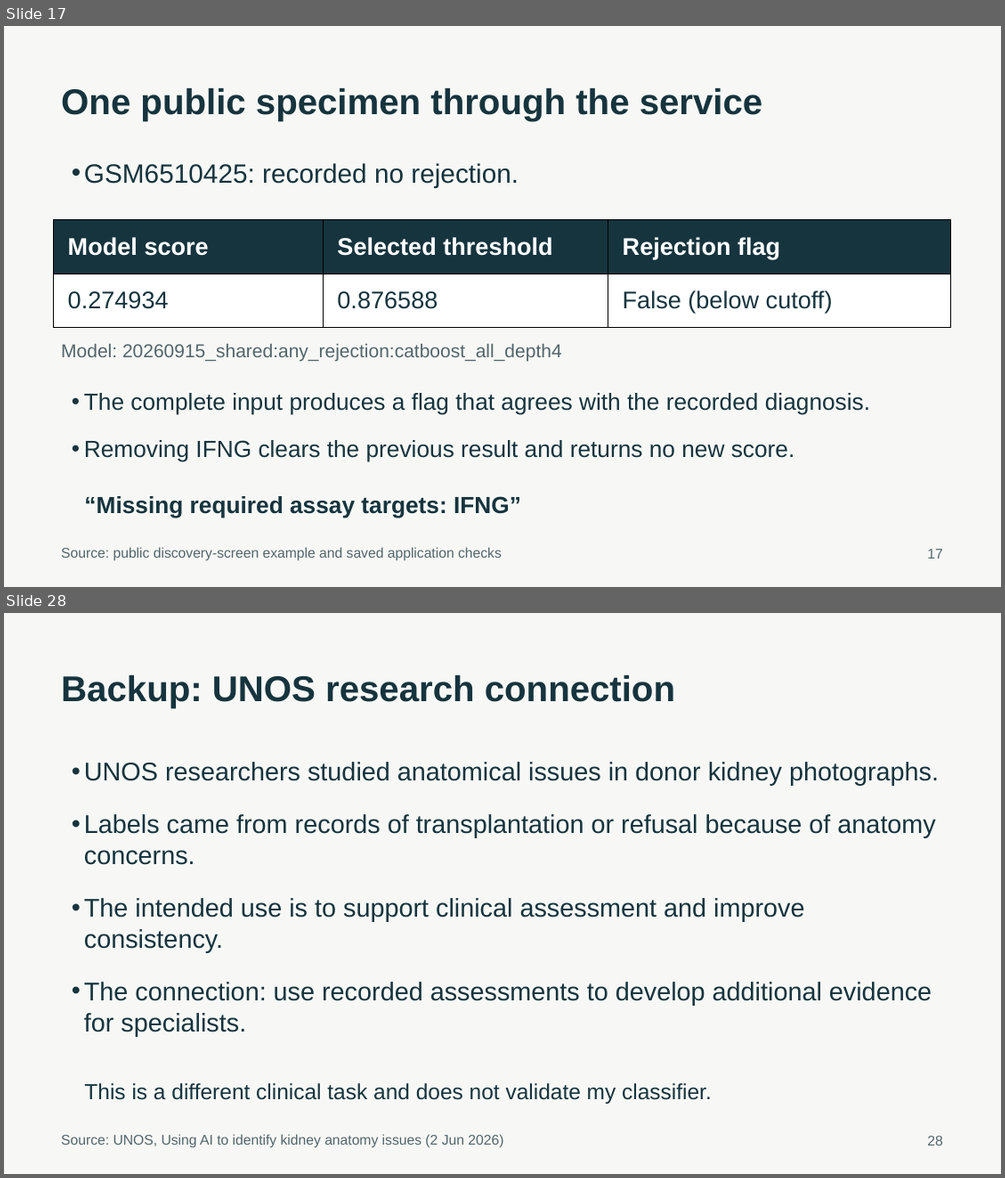
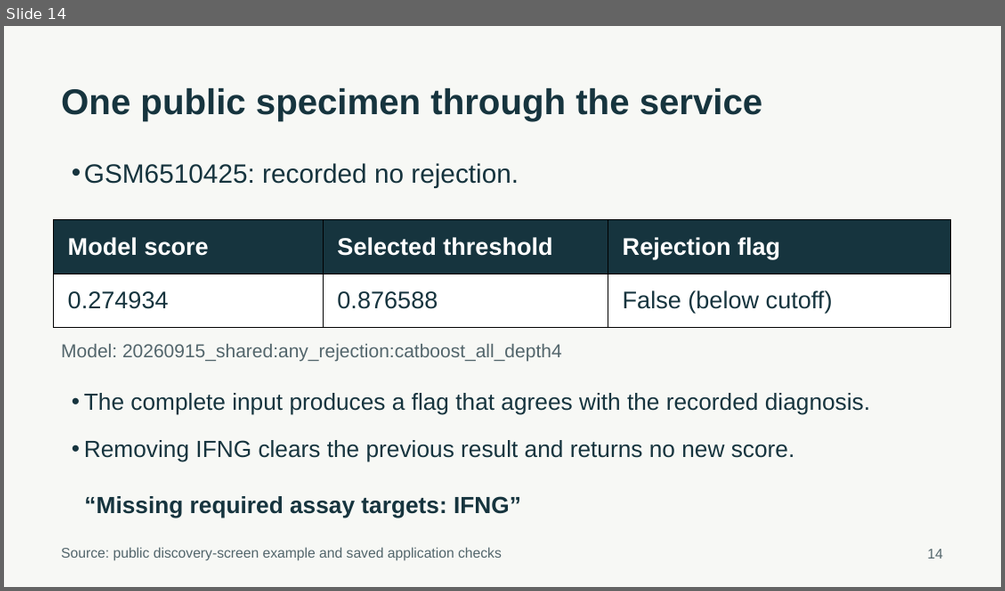
Before and after one commit to ca34525/Kidney-Biopsy-Rejection-Classifier, a slide deck: presentation/unos_kidney_biopsy.pptx. Shown one above the other, each under a label of ours: slides 17 and 28 before the commit, slide 14 after it; the slides between them are not shown. The pictures are 1005x1178 and 1005x591 pixels, drawn with LibreOffice and Linux fonts; fonts in the diff are those of the drawing. Boxes give left, top, right and bottom in pixels: in the first picture for what was removed or moved away, otherwise in the second. Text is boxed around its words. In the diff, an @@ line names an element or a change of style, - is before the commit and + after.

```diff
--- a/presentation/unos_kidney_biopsy.pptx
+++ b/presentation/unos_kidney_biopsy.pptx
@@ slide 28 removed at bbox=[4, 613, 1001, 1174], background #F7F8F5 @@
@@ text removed at bbox=[61, 675, 675, 708] @@
-Backup: UNOS research connection
@@ text removed at bbox=[84, 762, 938, 1036] @@
-• UNOS researchers studied anatomical issues in donor kidney photographs.
-• Labels came from records of transplantation or refusal because of anatomy concerns.
-• The intended use is to support clinical assessment and improve consistency.
-• The connection: use recorded assessments to develop additional evidence for specialists.
@@ text removed at bbox=[84, 1083, 712, 1103] @@
-This is a different clinical task and does not validate my classifier.
@@ text removed at bbox=[61, 1134, 503, 1148] @@
-Source: UNOS, Using AI to identify kidney anatomy issues (2 Jun 2026)
@@ text removed at bbox=[927, 1135, 942, 1145] @@
-28
@@ what was slide 17 is now slide 14 @@
@@ slide 14 changed as well @@
@@ text at bbox=[927, 548, 942, 558]: text changed @@
-17
+14
```
Also in this commit, not shown: 6 slides added, 14 other slides removed, 32 other files.
